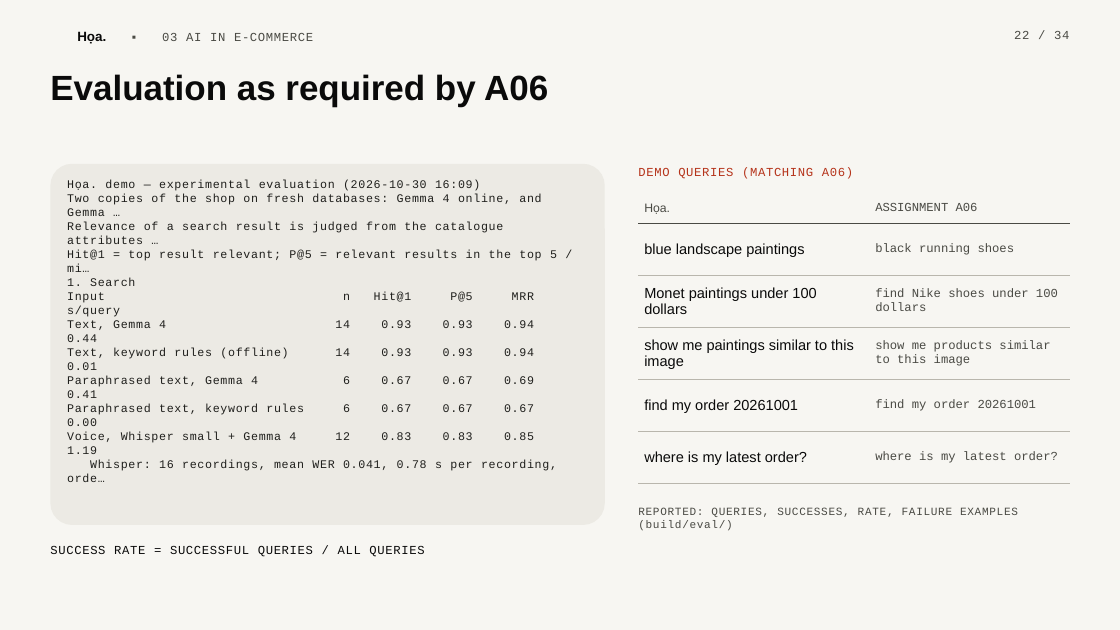
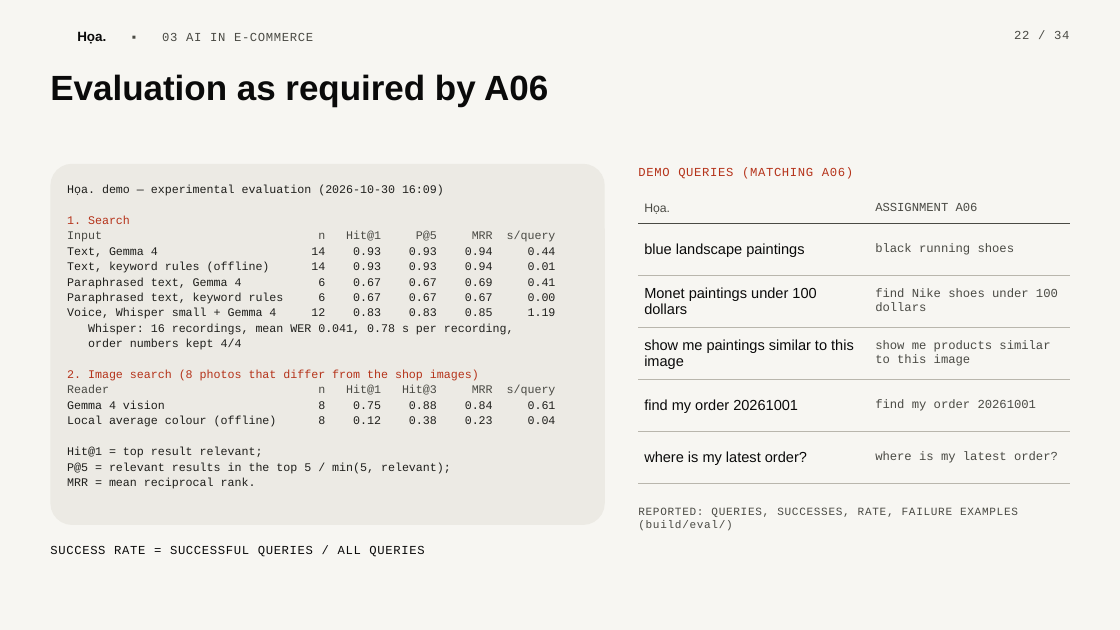
Before and after one commit to scalliontor/Hoa, a slide deck: slide 22 of slides/thuyettrinh_Hoa.pptx. Drawn at 1120x630 pixels with LibreOffice and Linux fonts; fonts in the diff are those of the drawing; background and template pictures are left out. Boxes give left, top, right and bottom in pixels: in the first picture for what was removed or moved away, otherwise in the second. Text is boxed around its words. In the diff, an @@ line names an element or a change of style, - is before the commit and + after.

```diff
--- a/slides/thuyettrinh_Hoa.pptx
+++ b/slides/thuyettrinh_Hoa.pptx
@@ text at (67,193,557,272): paragraphs removed @@
-Two copies of the shop on fresh databases: Gemma 4 online, and Gemma …
-Relevance of a search result is judged from the catalogue attributes …
-Hit@1 = top result relevant; P@5 = relevant results in the top 5 / mi…
@@ text at (67,185,556,319): letter spacing 0.6 to 0 pt in "Họa. demo — experimental evaluation (2026-10-30 16:09)", "1. Search", "Input n Hit@1 P@5 MRR s/query", "Text, Gemma 4 14 0.93 0.93 0.94 ..." and 4 more places; text colour #1F1F1C to #B5331A in "1. Search"; text colour #1F1F1C to #4A4A44 in "Input n Hit@1 P@5 MRR s/query"; line spacing 1 to 1.1 @@
@@ text at (67,324,514,489): text changed @@
-Whisper: 16 recordings, mean WER 0.041, 0.78 s per recording, orde…
+Whisper: 16 recordings, mean WER 0.041, 0.78 s per recording,
+order numbers kept 4/4
+2. Image search (8 photos that differ from the shop images)
+Reader n Hit@1 Hit@3 MRR s/query
+Gemma 4 vision 8 0.75 0.88 0.84 0.61
+Local average colour (offline) 8 0.12 0.38 0.23 0.04
+Hit@1 = top result relevant;
+P@5 = relevant results in the top 5 / min(5, relevant);
+MRR = mean reciprocal rank.
```
Also in this commit, not shown: 2 other files.
